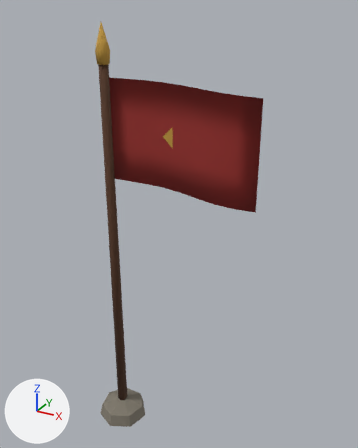
Two versions of the glTF model godot/client/assets/art/props/banner.glb, one commit apart.
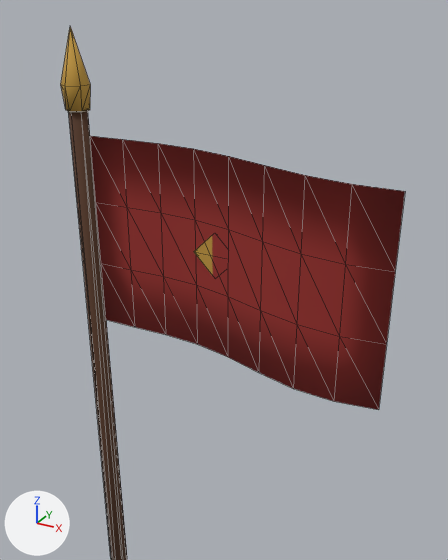
Each version is shown whole from a 50 mm camera at (2.52, -3.33, 4.02) aimed at (0.6, 0.17, 2.27), then close up from a 50 mm camera at (1.78, -2.0, 3.98) aimed at (0.48, 0.37, 2.8). Lighting does not change. The marker at lower left points along +X, +Y and +Z. The older version's two pictures come first. The close-ups show mesh edges as thin lines. Vertices at exactly the same position are counted once.

In view in the first close-up: 'banner'.
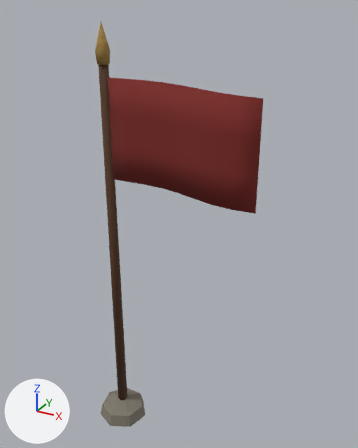
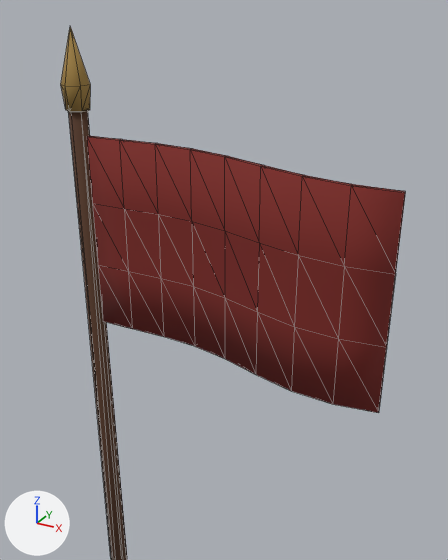
Boxes [x1, y1, x2, y2] around the edits, measured in the close-ups (448 x 560 px):
part 1 of me_banner, added (red): after [87, 136, 405, 413]
part 2 of me_banner, recoloured: before [61, 27, 405, 410]; after [61, 27, 91, 112]

What changed in the scene script:
```text
Change me_banner:
    used by ob_banner; location = (0.0, 0.0, 0.0)
    remove me_banner.from_pydata(...)  # 84 vertices, 128 faces; spans x -0.24..1.35, y -0.25..0.23, z 0.0..3.92
    add me_banner.from_pydata(...)  # 120 vertices, 220 faces; spans x -0.24..1.36, y -0.25..0.23, z 0.0..3.92
    me_banner part 1
    31 vertices are added at x 0.05..1.36, y -0.08..0.0, z 2.59..3.5
    5 new vertices lie (0.0, 0.0, 0.28) away from vertices in x 0.21..1.02, y -0.08..0.0, z 2.62..2.65
    92 new faces join them
    me_banner part 2: 82 kept faces spanning x -0.05..1.35, y -0.06..0.07, z 2.59..3.92 get new vertex colours
```
